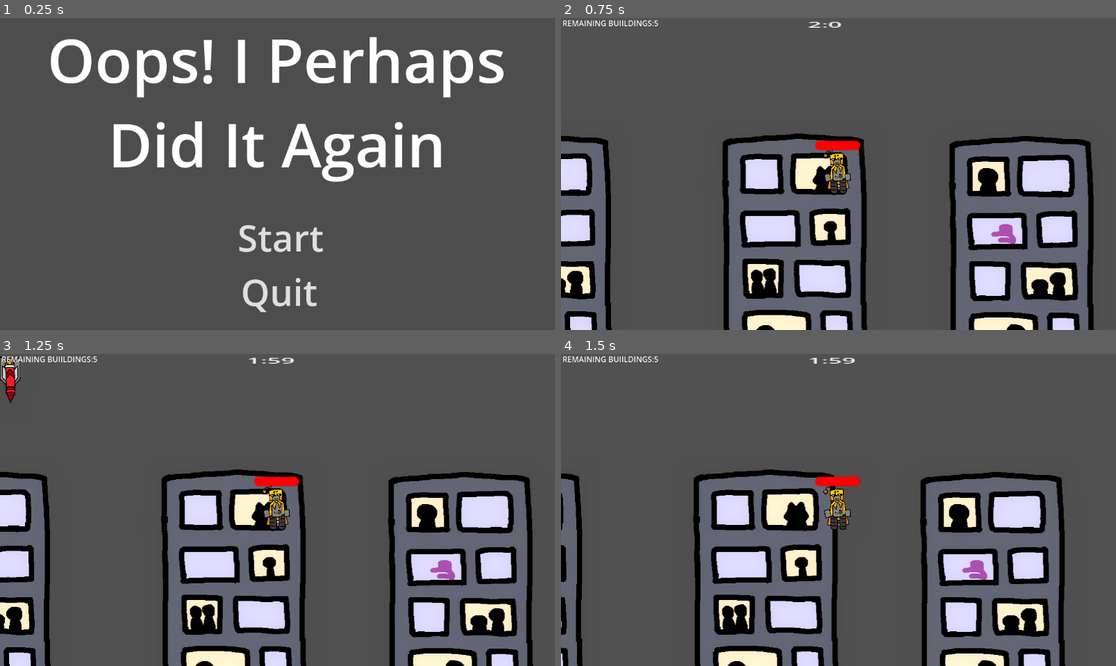
Above: before the commit, frames 1-4 (two rows, left to right).
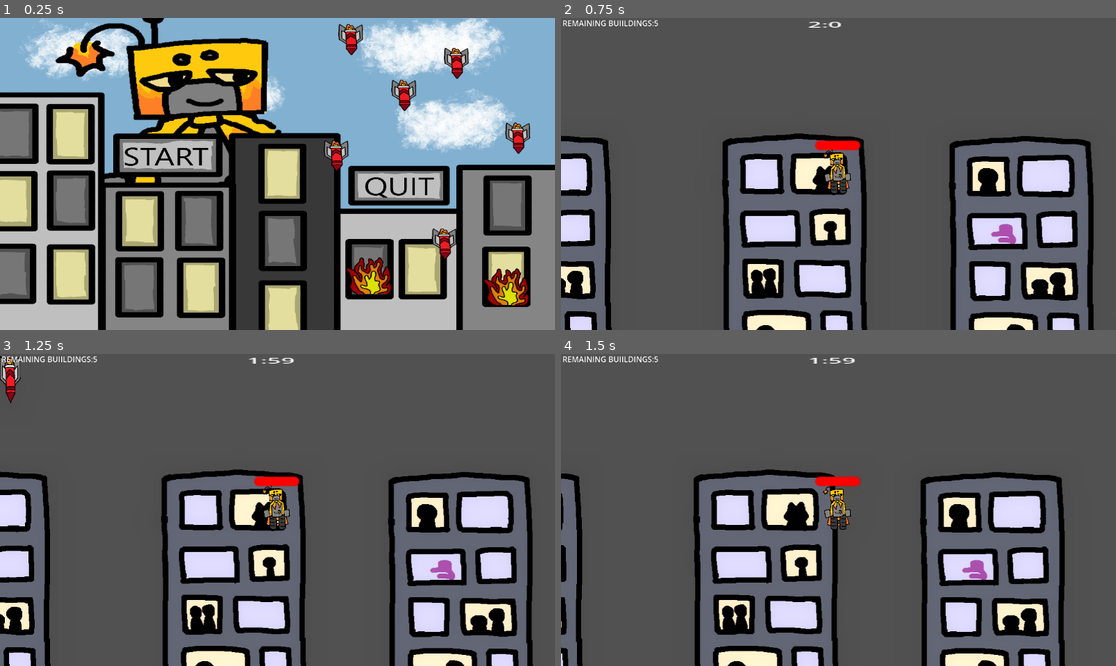
Above: after the commit, the same moments.

Repository: GeirlanthArchivest/oops--i-maybe-did-it-again
Game: Godot game, scene res://Scenes/start_menu.tscn
Two runs of this game, one before a commit and one after it. Both use one fixed random seed, a clock stepped at 60 frames per second and the inputs below. The engine's default icon, where the game draws it, is replaced by a stand-in: a white triangle on a blue panel in a dark square.
Inputs (mouse positions are in pixels of both pictures, inside the frame that each line leads up to; where the layout moved, square brackets give the same spot in the first picture):
- Up to frame 1 (0.25 s): no input
- Up to frame 2 (0.75 s): click (727, 155) [844, 236] at 0.5 s
- Up to frame 3 (1.25 s): no input
- Up to frame 4 (1.5 s): tap Enter (shoot) at 1.25 s; move the mouse to (960, 494) at 1.27 s; hold Right (move_right) from 1.28 s (still down); hold Enter (shoot) from 1.28 s (still down)

The runs differ from the first frame. In frame 1, 92% of the frame differs, in the area x 0-100%, y 0-100%; in frame 2, nothing differs; in frame 3, nothing differs; in frame 4, nothing differs.

Commit message:
background images for menus added

Diff:
--- a/oops!-i-maybe-did-it-again/Scenes/start_menu.tscn
+++ b/oops!-i-maybe-did-it-again/Scenes/start_menu.tscn
@@ -1,6 +1,7 @@
-[gd_scene load_steps=2 format=3 uid="uid://bb21mnphrjhvp"]
+[gd_scene load_steps=3 format=3 uid="uid://bb21mnphrjhvp"]
 
 [ext_resource type="Script" uid="uid://cexyl3q25cbke" path="res://Scripts/start_menu.gd" id="1_juhg0"]
+[ext_resource type="Texture2D" uid="uid://bkx2gdjkalowj" path="res://Assets/main menu png.png" id="2_jgtwh"]
 
 [node name="Start menu" type="Control"]
 layout_mode = 3
@@ -11,32 +12,26 @@
 grow_vertical = 2
 script = ExtResource("1_juhg0")
 
-[node name="Title" type="Label" parent="."]
-layout_mode = 0
-offset_right = 1149.0
-offset_bottom = 248.0
-theme_override_font_sizes/font_size = 126
-text = "Oops! I Perhaps Did It Again"
-horizontal_alignment = 1
-autowrap_mode = 2
+[node name="MainMenuPng" type="Sprite2D" parent="."]
+position = Vector2(576.00006, 324)
+scale = Vector2(0.32839227, 0.26129034)
+texture = ExtResource("2_jgtwh")
 
 [node name="Startbutton" type="MenuButton" parent="."]
 layout_mode = 0
-offset_left = 469.0
-offset_top = 399.0
-offset_right = 695.0
-offset_bottom = 471.0
+offset_left = 235.0
+offset_top = 240.0
+offset_right = 462.0
+offset_bottom = 330.0
 theme_override_font_sizes/font_size = 76
-text = "Start"
 
 [node name="Quitbutton" type="MenuButton" parent="."]
 layout_mode = 0
-offset_left = 478.0
-offset_top = 512.0
-offset_right = 681.0
-offset_bottom = 625.0
+offset_left = 723.0
+offset_top = 307.0
+offset_right = 934.0
+offset_bottom = 390.0
 theme_override_font_sizes/font_size = 76
-text = "Quit"
 
 [connection signal="pressed" from="Startbutton" to="." method="_on_startbutton_pressed"]
 [connection signal="pressed" from="Quitbutton" to="." method="_on_quitbutton_pressed"]
--- a/oops!-i-maybe-did-it-again/Scenes/win_screen.tscn
+++ b/oops!-i-maybe-did-it-again/Scenes/win_screen.tscn
@@ -1,6 +1,8 @@
-[gd_scene load_steps=2 format=3 uid="uid://ubvysi6x2b8a"]
+[gd_scene load_steps=4 format=3 uid="uid://ubvysi6x2b8a"]
 
 [ext_resource type="Script" uid="uid://c3sapvei7q7dt" path="res://Scripts/win_screen.gd" id="1_l5sol"]
+[ext_resource type="Texture2D" uid="uid://c6owjlmoseqoq" path="res://Assets/winning screen actual png.png" id="2_awi1s"]
+[ext_resource type="Texture2D" uid="uid://rncp5du426ym" path="res://Assets/Losing Screen png.png" id="3_bwc64"]
 
 [node name="Scene Root" type="Control"]
 layout_mode = 3
@@ -14,25 +16,16 @@
 visible = false
 anchors_preset = 0
 
-[node name="Label" type="Label" parent="Win Screen"]
-layout_mode = 0
-offset_right = 1149.0
-offset_bottom = 648.0
-theme_override_font_sizes/font_size = 226
-text = "YOU WIN"
-horizontal_alignment = 1
-uppercase = true
+[node name="WinningScreenActualPng" type="Sprite2D" parent="Win Screen"]
+position = Vector2(576.00006, 323.99997)
+scale = Vector2(0.32839224, 0.2612903)
+texture = ExtResource("2_awi1s")
 
 [node name="Lose Screen" type="Control" parent="."]
 visible = false
 anchors_preset = 0
 
-[node name="Label" type="Label" parent="Lose Screen"]
-layout_mode = 0
-offset_right = 1149.0
-offset_bottom = 648.0
-theme_override_font_sizes/font_size = 226
-text = "YOU lose Dipshit"
-horizontal_alignment = 1
-autowrap_mode = 2
-uppercase = true
+[node name="LosingScreenPng" type="Sprite2D" parent="Lose Screen"]
+position = Vector2(575.99994, 324)
+scale = Vector2(0.32839224, 0.26129034)
+texture = ExtResource("3_bwc64")
Binary file added: oops!-i-maybe-did-it-again/Assets/Losing Screen png.png
Not shown, added: oops!-i-maybe-did-it-again/Assets/Losing Screen png.png.import
Binary file added: oops!-i-maybe-did-it-again/Assets/main menu png.png
Not shown, added: oops!-i-maybe-did-it-again/Assets/main menu png.png.import
Binary file added: oops!-i-maybe-did-it-again/Assets/winning screen actual png.png
Not shown, added: oops!-i-maybe-did-it-again/Assets/winning screen actual png.png.import
